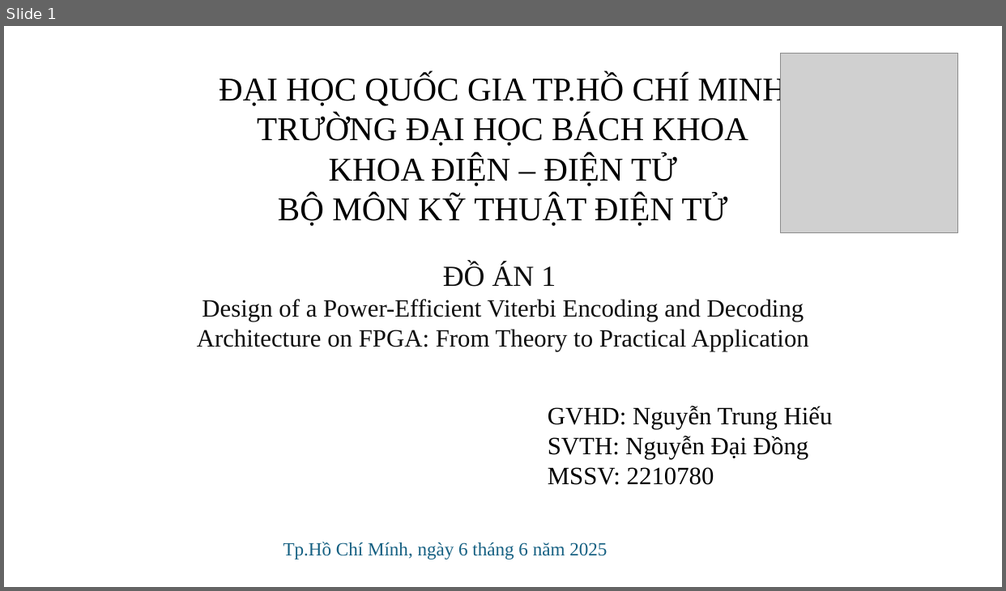
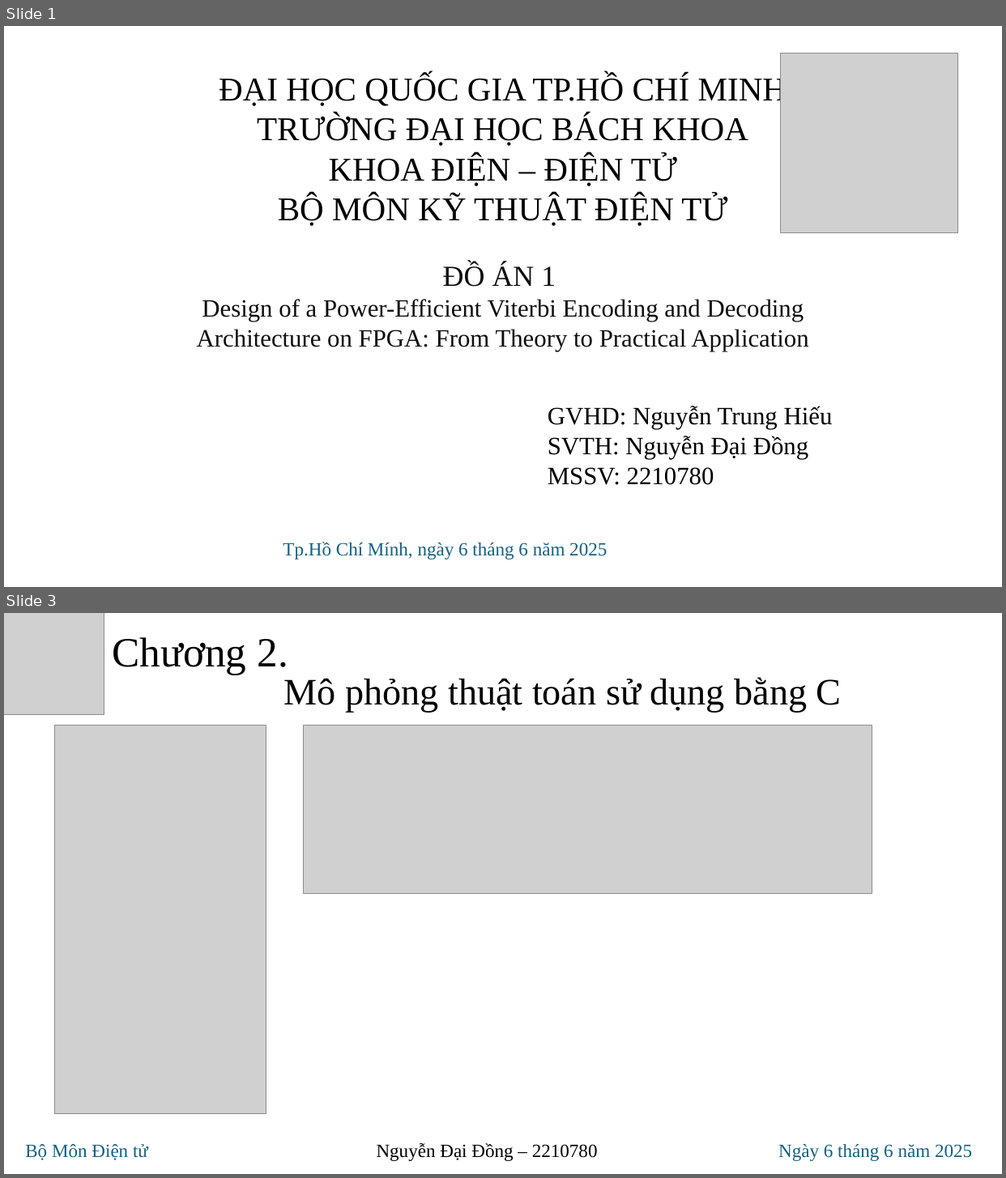
Before and after one commit to Noname-29-lnin/Viterbi_decoder, a slide deck: 20_doc/ppt/NguyenDaiDong-2210780.pptx. Shown one above the other, each under a label of ours: slide 1 before the commit, slides 1 and 3 after it; the slides between them are not shown. The pictures are 1006x591 and 1006x1178 pixels, drawn with LibreOffice and Linux fonts; fonts in the diff are those of the drawing; grey boxes stand for pictures. Boxes give left, top, right and bottom in pixels: in the first picture for what was removed or moved away, otherwise in the second. Text is boxed around its words. In the diff, an @@ line names an element or a change of style, - is before the commit and + after.

```diff
--- a/20_doc/ppt/NguyenDaiDong-2210780.pptx
+++ b/20_doc/ppt/NguyenDaiDong-2210780.pptx
@@ slide 3 added at box(4, 613, 1002, 1174), background #FFFFFF @@
@@ picture added at box(4, 613, 104, 715) @@
@@ text added at box(113, 637, 288, 675), 40 pt, text #000000 @@
+Chương 2.
@@ text added at box(283, 677, 842, 712), 36 pt, text #000000 @@
+Mô phỏng thuật toán sử dụng bằng C
@@ picture added at box(55, 726, 266, 1114) @@
@@ picture added at box(304, 726, 872, 894) @@
@@ text added at box(25, 1144, 972, 1161), 18 pt, text #156082 @@
+Bộ Môn Điện tử Nguyễn Đại Đồng – 2210780 Ngày 6 tháng 6 năm 2025
```
Also in this commit, not shown: 4 other slides changed, 3 other files.
